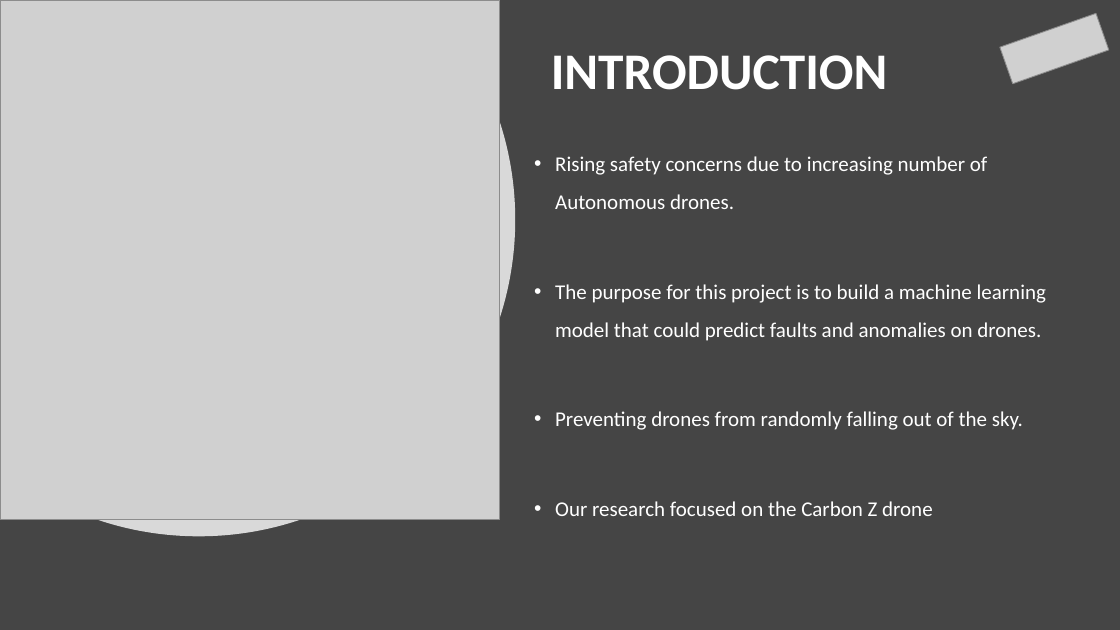
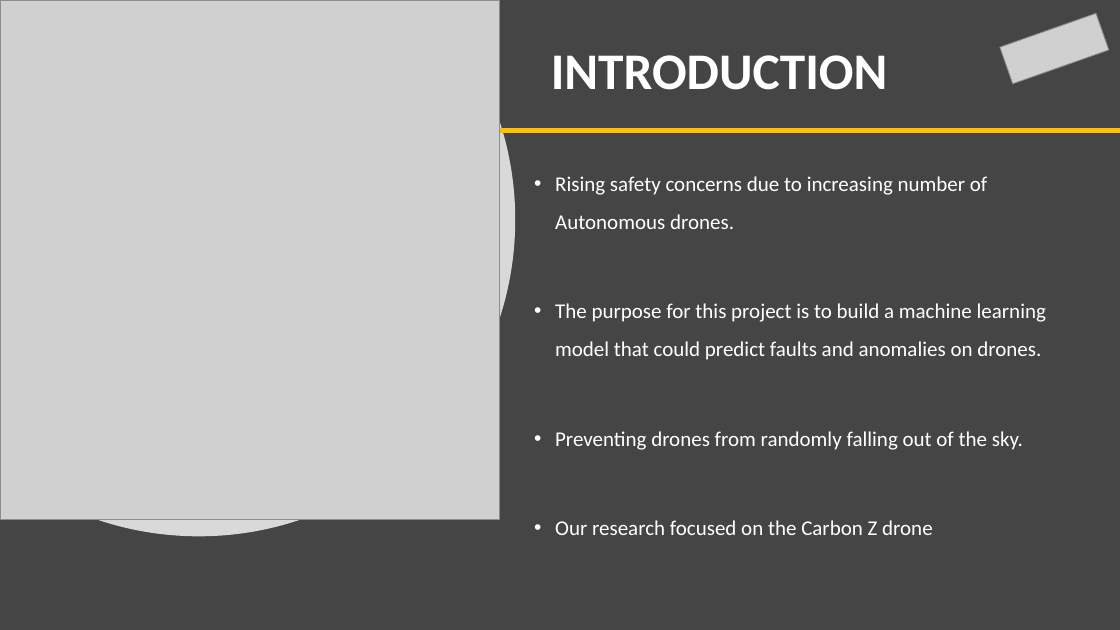
Before and after one commit to MrAshTag/Drone_Faults_Anomaly_Detection, a slide deck: slide 4 of Drone_Faults_and_Anomaly_detection.pptx (slide 3 before the commit). Drawn at 1120x630 pixels with LibreOffice and Linux fonts; fonts in the diff are those of the drawing; grey boxes stand for pictures. Boxes give left, top, right and bottom in pixels: in the first picture for what was removed or moved away, otherwise in the second. Text is boxed around its words. In the diff, an @@ line names an element or a change of style, - is before the commit and + after.

```diff
--- a/Drone_Faults_and_Anomaly_detection.pptx
+++ b/Drone_Faults_and_Anomaly_detection.pptx
@@ line added from (500, 130) to (1120, 130), #FFC000 4.5 pt @@
@@ text "Rising safety concerns due to ...": place and size @@
-text "Rising safety concerns due to ..." at [555,156,1046,516]
+text "Rising safety concerns due to ..." at [555,176,1046,535]
```
Also in this commit, not shown: 5 other slides changed, 3 slides added.
